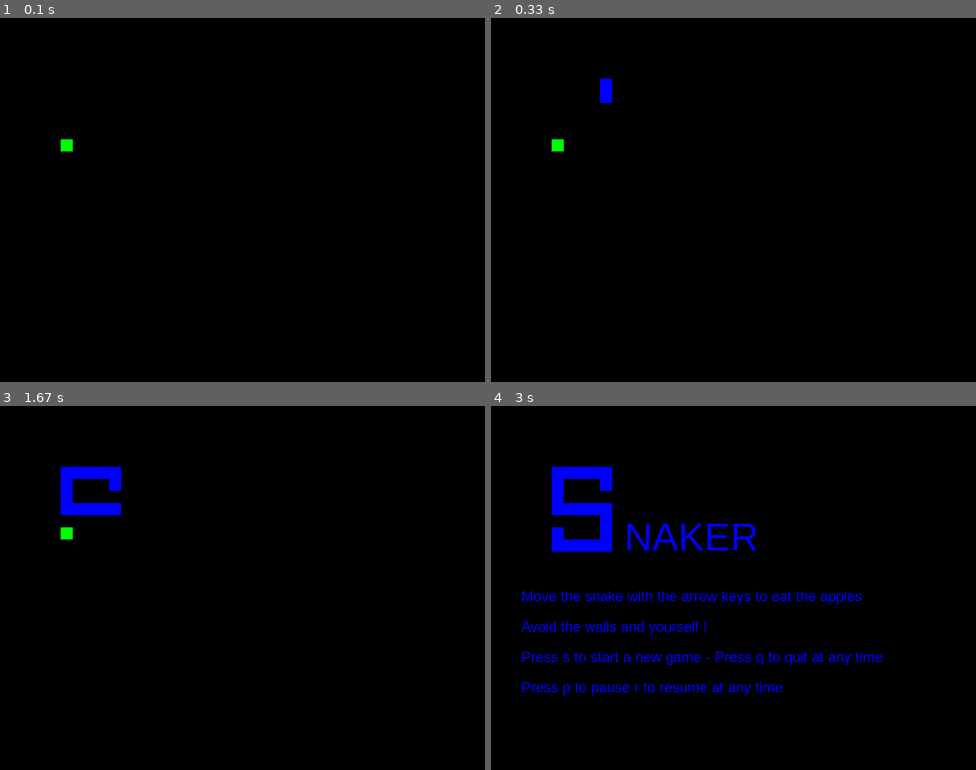
Above: before the commit, frames 1-4 (two rows, left to right).
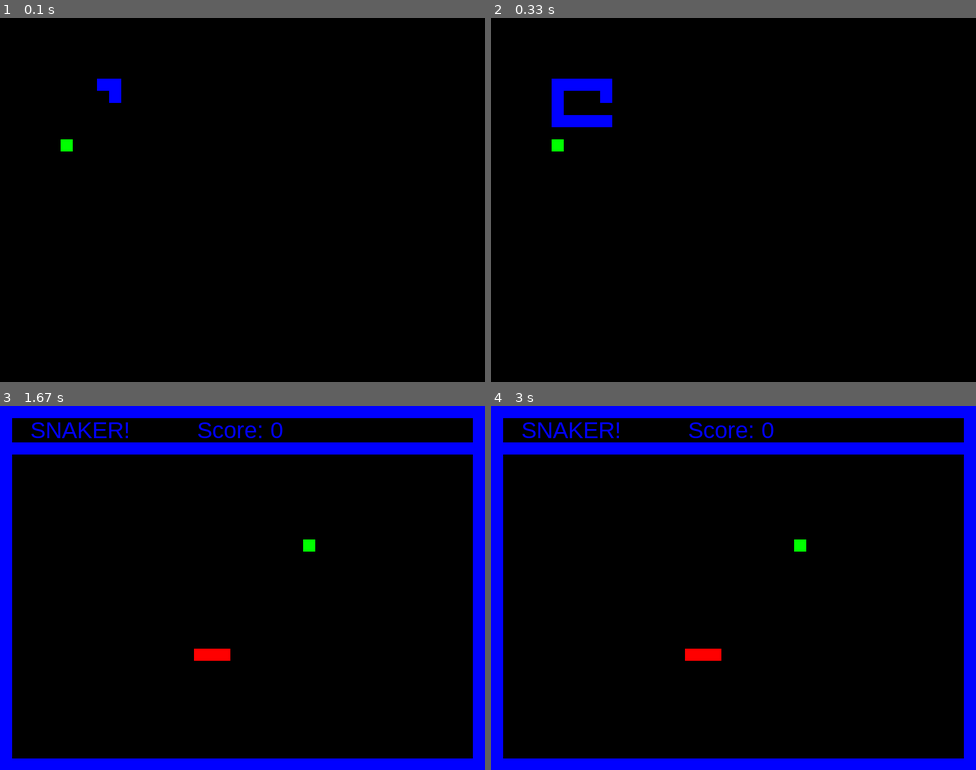
Above: after the commit, the same moments.

Repository: jaehosung/SnakeGame-ReinforcementLearning
Game: pygame game, started from pygame/snaker.py
Two runs of this game, one before a commit and one after it. Both use one fixed random seed, a clock stepped at 60 frames per second and the inputs below.
Inputs:
- Up to frame 1 (0.1 s): no input
- Up to frame 2 (0.33 s): no input
- Up to frame 3 (1.67 s): tap S at 0.83 s; tap P at 1.17 s
- Up to frame 4 (3 s): no input

The runs differ from the first frame. In frame 1, 0.2% of the frame differs, in the area x 20-25%, y 16-24%; in frame 2, 0.9%; in frame 3, 16%; in frame 4, 20%, in the area x 0-100%, y 0-100%.

Commit message:
Speed up snake

Diff:
--- a/pygame/snaker.py
+++ b/pygame/snaker.py
@@ -93,12 +93,12 @@
 
             pygame.draw.rect(screen,GREEN,Rect(apple,BLOCKSIZE))
             pygame.display.flip()
-            clock.tick(8)
+            clock.tick(40)
 
             for e in s:
                 pygame.draw.rect(screen,BLUE,Rect(e,BLOCKSIZE))
                 pygame.display.flip()
-                clock.tick(8)
+                clock.tick(40)
 
             font = pygame.font.SysFont("arial", 64)
             text_surface = font.render("NAKER", True, BLUE)
@@ -123,7 +123,7 @@
                 if pressed_keys[K_q]: exit()
                 if pressed_keys[K_s]: break
 
-                clock.tick(10)
+                clock.tick(40)
 
 
         while not snakedead:
@@ -152,8 +152,7 @@
                 pressed_keys = pygame.key.get_pressed()
                 if pressed_keys[K_r]:
                     gamepaused = 0
-                clock.tick(10)
-
+                clock.tick(40)
 
             ### added gameregulator because setting a very low clock ticks
             ### caused the keyboard input to be hit and miss.  So I up the
@@ -279,7 +278,7 @@
 
             gameregulator = gameregulator + 1
 
-            clock.tick(25)
+            clock.tick(40)
 
 
         ##### if the snake is dead then it's game over
@@ -307,7 +306,8 @@
                 if pressed_keys[K_q]: exit()
                 if pressed_keys[K_n]: break
 
-                clock.tick(10)
+                clock.tick(40)
+
 
 if __name__ == '__main__':
     main()
